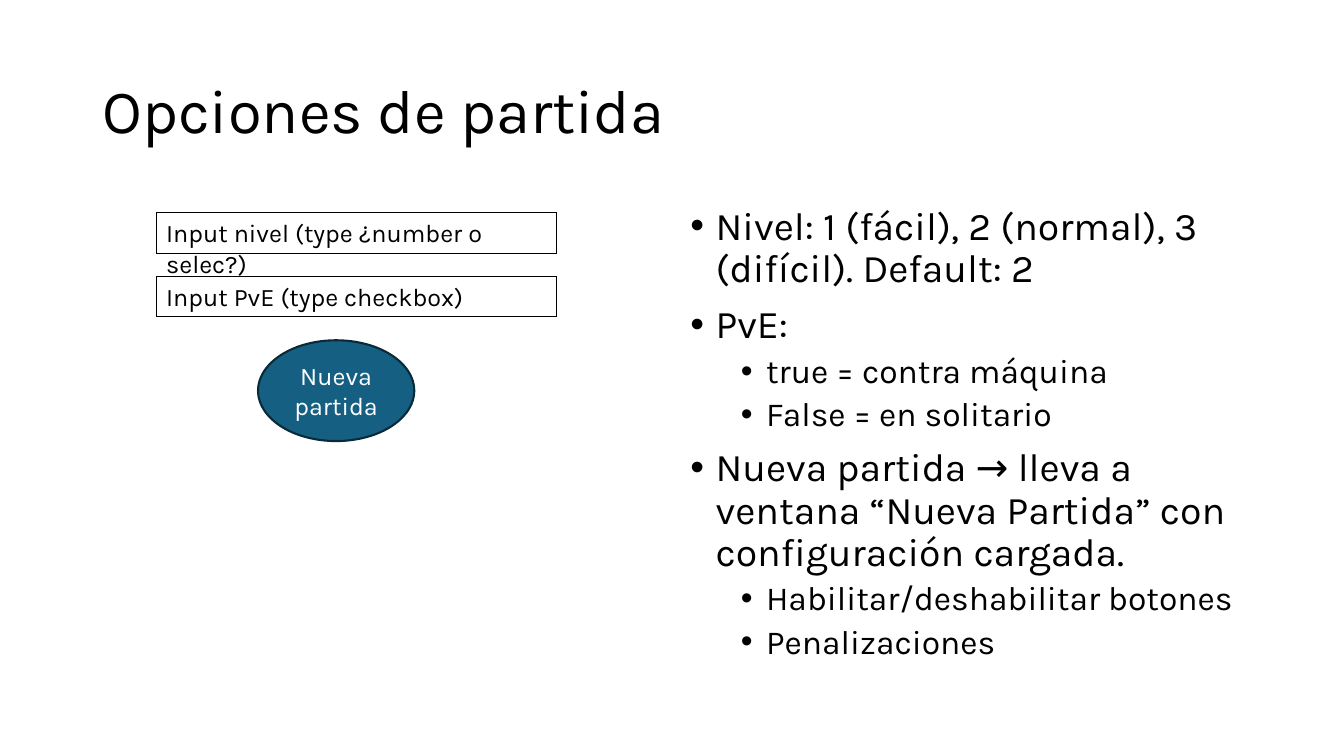
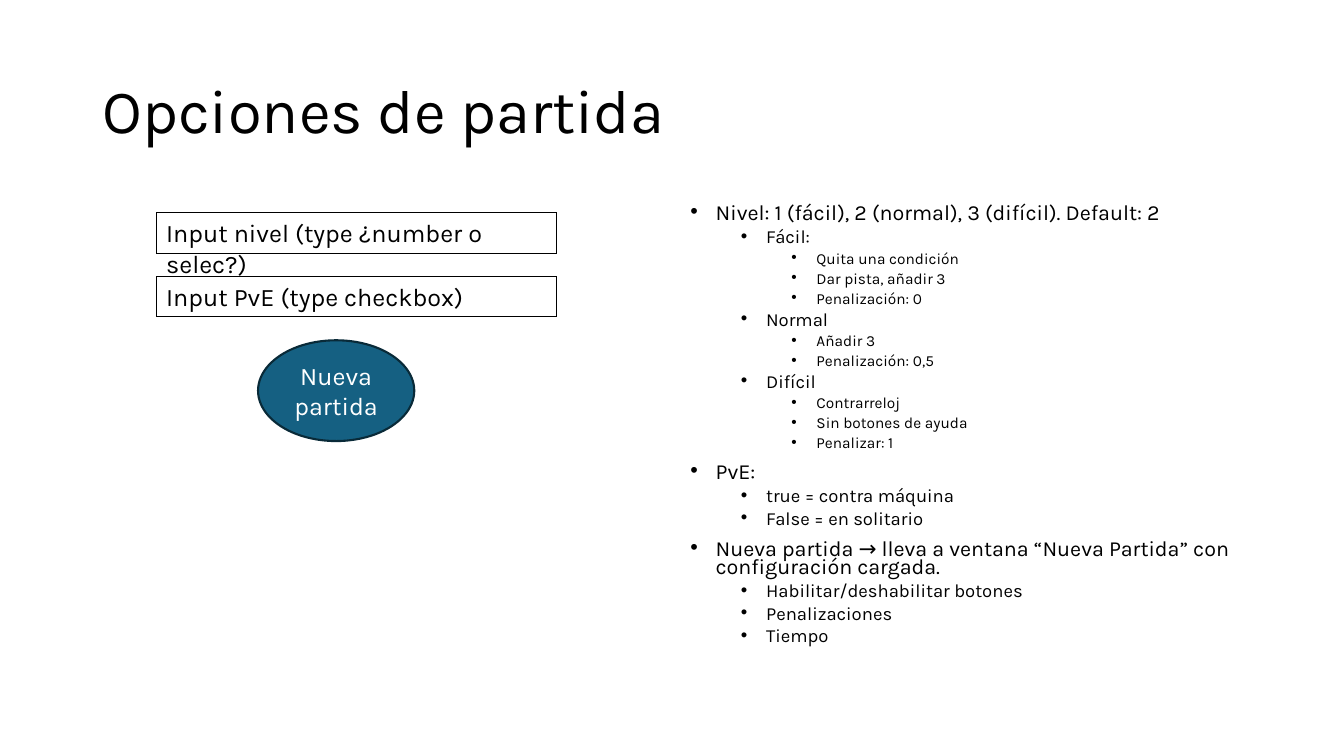
Before and after one commit to shertas/ProyectoDAW, a slide deck: slide 5 of Fronted proyecto.pptx. Drawn at 1344x756 pixels with LibreOffice and Linux fonts; fonts in the diff are those of the drawing. Boxes give left, top, right and bottom in pixels: in the first picture for what was removed or moved away, otherwise in the second. Text is boxed around its words. In the diff, an @@ line names an element or a change of style, - is before the commit and + after.

```diff
--- a/Fronted proyecto.pptx
+++ b/Fronted proyecto.pptx
@@ text at (716, 203, 1229, 621): size 28 to 15.4 pt in "Nivel: 1 (fácil), 2 (normal), 3 (difícil). ...", "PvE:", "Nueva partida → lleva a ventana “Nueva ..."; size 24 to 13.2 pt in "true = contra máquina", "False = en solitario", "Habilitar/deshabilitar botones", "Penalizaciones"; line spacing 0.9 to 0.7 @@
@@ text at (766, 229, 968, 448): paragraphs added @@
+  • Fácil:
+    • Quita una condición
+    • Dar pista, añadir 3
+    • Penalización: 0
+  • Normal
+    • Añadir 3
+    • Penalización: 0,5
+  • Difícil
+    • Contrarreloj
+    • Sin botones de ayuda
+    • Penalizar: 1
@@ text at (766, 629, 828, 647): paragraph added @@
+  • Tiempo
```
Also in this commit, not shown: 3 other slides changed, 1 slide added.
